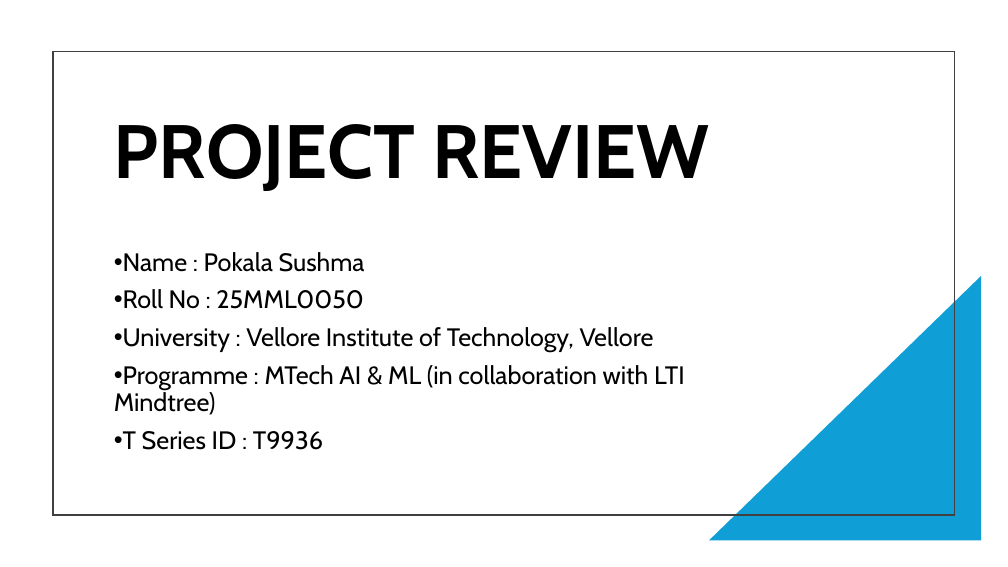
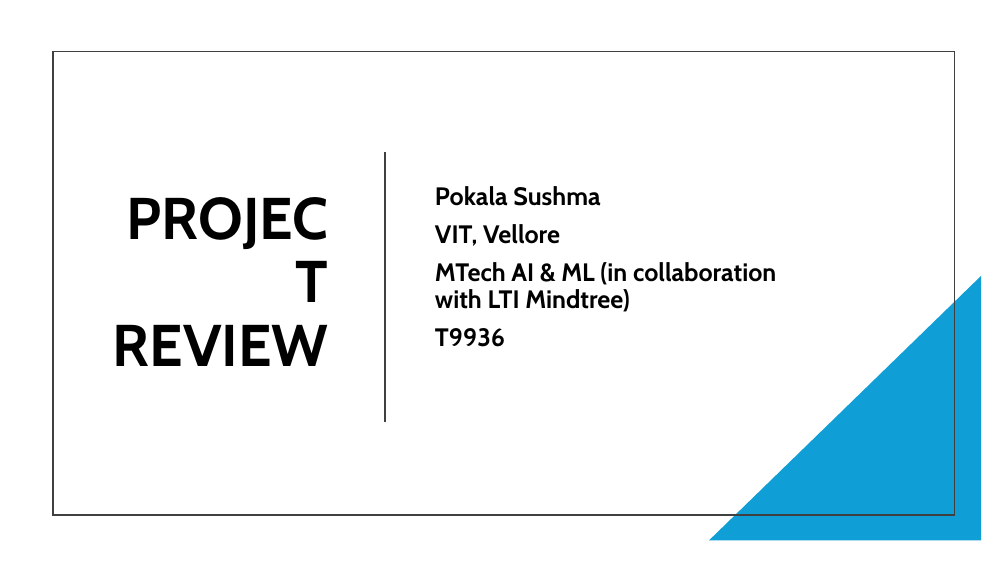
Before and after one commit to Sushma0208/T9936_VITV_Pokala-Sushma, a slide deck: slide 1 of T9936_VITV_Pokala Sushma.pptx. Drawn at 1008x567 pixels with LibreOffice and Linux fonts; fonts in the diff are those of the drawing. Boxes give left, top, right and bottom in pixels: in the first picture for what was removed or moved away, otherwise in the second. Text is boxed around its words. In the diff, an @@ line names an element or a change of style, - is before the commit and + after.

```diff
--- a/T9936_VITV_Pokala Sushma.pptx
+++ b/T9936_VITV_Pokala Sushma.pptx
@@ title "PROJECT REVIEW": place and size @@
-title "PROJECT REVIEW" at (114,124,709,191)
+title "PROJECT REVIEW" at (113,324,328,366)
@@ title "PROJECT REVIEW" at (113,324,328,366): size 72 to 56 pt; alignment left to right @@
@@ line added from (385, 154) to (385, 421), #404040 1.5 pt @@
@@ subtitle "Pokala Sushma" at (435,186,776,347): vertical alignment top to middle @@
@@ subtitle at (435,186,776,347): text changed; bold on @@
-• Name : Pokala Sushma
-• Roll No : 25MML0050
-• University : Vellore Institute of Technology, Vellore
-• Programme : MTech AI & ML (in collaboration with LTI Mindtree)
-• T Series ID : T9936
+Pokala Sushma
+VIT, Vellore
+MTech AI & ML (in collaboration with LTI Mindtree)
+T9936
```
Also in this commit, not shown: 6 other slides changed.
